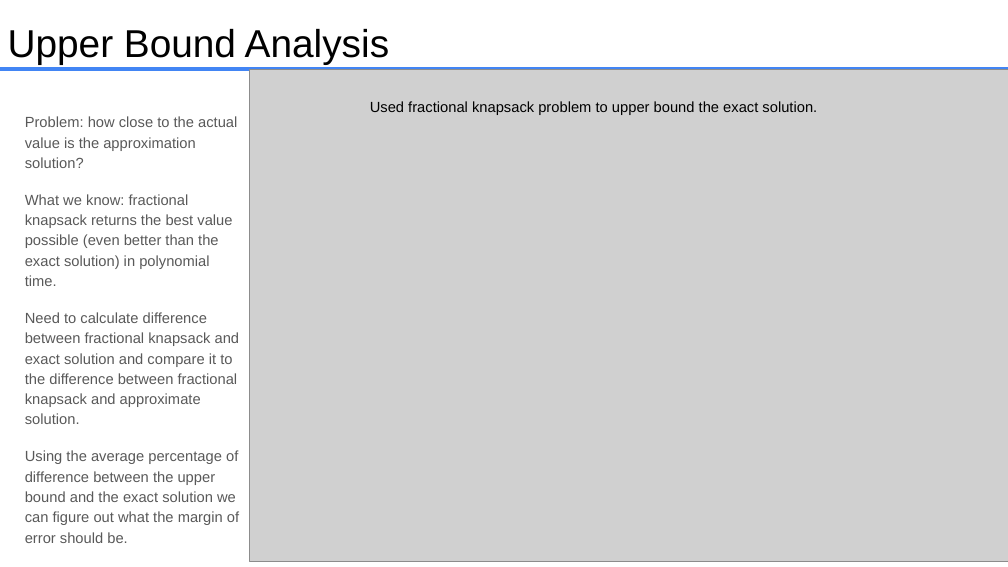
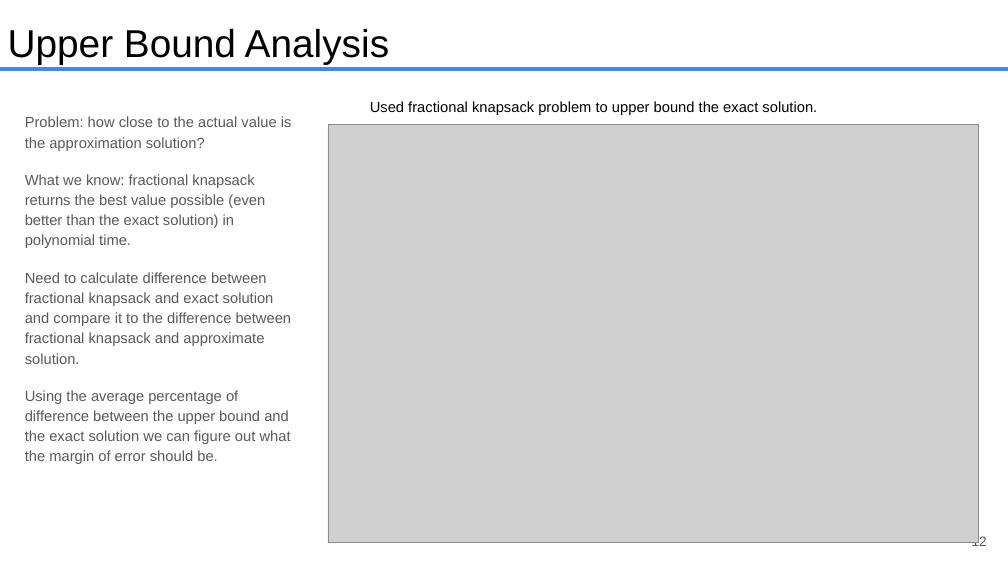
Before and after one commit to JustinMatthewNewman/cs412_FinalProject, a slide deck: slide 12 of presentations/cs412_Final.pptx (slide 13 before the commit). Drawn at 1008x567 pixels with LibreOffice and Linux fonts; fonts in the diff are those of the drawing; grey boxes stand for pictures. Boxes give left, top, right and bottom in pixels: in the first picture for what was removed or moved away, otherwise in the second. Text is boxed around its words. In the diff, an @@ line names an element or a change of style, - is before the commit and + after.

```diff
--- a/presentations/cs412_Final.pptx
+++ b/presentations/cs412_Final.pptx
@@ text "Problem: how close to the ..." rewrapped from box(25, 116, 240, 543) to box(25, 116, 292, 464) @@
@@ picture: place and size @@
-picture at box(249, 70, 1008, 562)
+picture at box(328, 124, 979, 542)
@@ page number added at box(972, 535, 987, 546), 13 pt, text #595959 @@
+12
```
Also in this commit, not shown: 7 other slides changed, 2 slides added, 3 slides removed.
